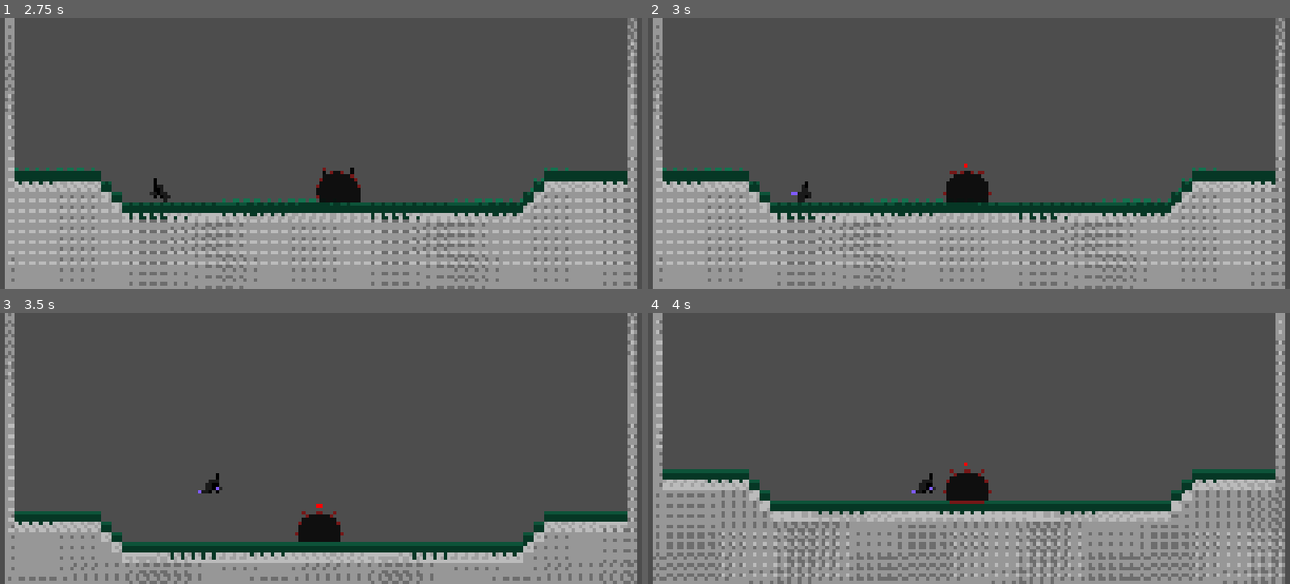
Above: before the commit, frames 1-4 (two rows, left to right).
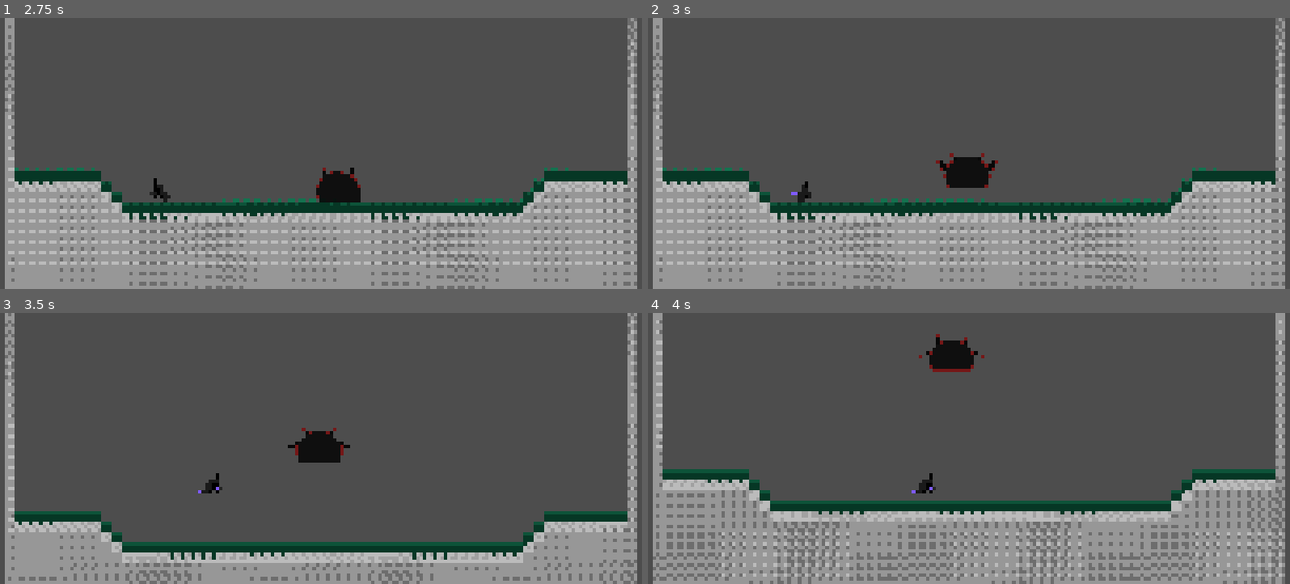
Above: after the commit, the same moments.

Repository: AnejMajnik/soulsvania
Game: Godot game, scene res://scenes/game.tscn
Two runs of this game, one before a commit and one after it. Both use one fixed random seed, a clock stepped at 60 frames per second and the inputs below.
Inputs (mouse positions are in pixels of both pictures, inside the frame that each line leads up to):
- Up to frame 1 (2.75 s): tap Enter at 0.5 s; move the mouse to (462, 139) at 0.52 s; hold D (move_right) 0.53-2.03 s; tap Space (jump) at 0.6, 0.77, 1.07, 1.52, 1.55, 1.82, 2.1 s; move the mouse to (192, 167) at 1.27 s; click (192, 167) at 1.35 s; move the mouse to (385, 93) at 2.02 s; hold A (move_left) from 2.03 s (still down)
- Up to frame 2 (3 s): move the mouse to (936, 207) at 2.77 s; release A (move_left) at 2.78 s; hold D (move_right) from 2.78 s (still down); click (936, 207) at 2.85 s
- Up to frame 3 (3.5 s): keep holding D (move_right); tap Space (jump) at 3.02, 3.05, 3.32 s
- Up to frame 4 (4 s): keep holding D (move_right); move the mouse to (1161, 489) at 3.52 s; tap Space (jump) at 3.6, 3.77 s

Frame 1 is identical in both runs. In frame 2, 0.9% of the frame differs, in the area x 44-55%, y 49-69%; in frame 3, 1.5%; in frame 4, 1.5%, in the area x 42-54%, y 7-71%.

Commit message:
Added the jump attack

Diff:
--- a/scenes/bosses/slime_boss.tscn
+++ b/scenes/bosses/slime_boss.tscn
@@ -12,6 +12,7 @@
 [ext_resource type="AudioStream" uid="uid://b0omfj4ma2m0f" path="res://assets/sounds/beam_shoot.wav" id="9_sj3bf"]
 [ext_resource type="AudioStream" uid="uid://c0mtc6d8cax8r" path="res://assets/sounds/beam_charge.wav" id="10_fbimt"]
 [ext_resource type="PackedScene" uid="uid://dntxmvek1b4li" path="res://scenes/laser.tscn" id="11_6oksq"]
+[ext_resource type="Script" uid="uid://cxll1lw1pu6sb" path="res://scripts/slime_boss/states/jump_attack.gd" id="11_wsf8t"]
 
 [sub_resource type="AtlasTexture" id="AtlasTexture_l7rya"]
 atlas = ExtResource("1_0m3eu")
@@ -41,11 +42,27 @@
 atlas = ExtResource("1_0m3eu")
 region = Rect2(228, 0, 76, 64)
 
-[sub_resource type="AtlasTexture" id="AtlasTexture_wwhuq"]
+[sub_resource type="AtlasTexture" id="AtlasTexture_x2u38"]
+atlas = ExtResource("1_0m3eu")
+region = Rect2(0, 128, 76, 64)
+
+[sub_resource type="AtlasTexture" id="AtlasTexture_josoe"]
+atlas = ExtResource("1_0m3eu")
+region = Rect2(76, 128, 76, 64)
+
+[sub_resource type="AtlasTexture" id="AtlasTexture_jg7l5"]
+atlas = ExtResource("1_0m3eu")
+region = Rect2(152, 128, 76, 64)
+
+[sub_resource type="AtlasTexture" id="AtlasTexture_7yfv4"]
+atlas = ExtResource("1_0m3eu")
+region = Rect2(228, 128, 76, 64)
+
+[sub_resource type="AtlasTexture" id="AtlasTexture_3gwg7"]
 atlas = ExtResource("1_0m3eu")
 region = Rect2(0, 192, 76, 64)
 
-[sub_resource type="AtlasTexture" id="AtlasTexture_sj3bf"]
+[sub_resource type="AtlasTexture" id="AtlasTexture_0m8lj"]
 atlas = ExtResource("1_0m3eu")
 region = Rect2(76, 192, 76, 64)
 
@@ -144,22 +161,6 @@
 [sub_resource type="AtlasTexture" id="AtlasTexture_jitxk"]
 atlas = ExtResource("1_0m3eu")
 region = Rect2(76, 320, 76, 64)
-
-[sub_resource type="AtlasTexture" id="AtlasTexture_josoe"]
-atlas = ExtResource("1_0m3eu")
-region = Rect2(0, 128, 76, 64)
-
-[sub_resource type="AtlasTexture" id="AtlasTexture_jg7l5"]
-atlas = ExtResource("1_0m3eu")
-region = Rect2(76, 128, 76, 64)
-
-[sub_resource type="AtlasTexture" id="AtlasTexture_7yfv4"]
-atlas = ExtResource("1_0m3eu")
-region = Rect2(152, 128, 76, 64)
-
-[sub_resource type="AtlasTexture" id="AtlasTexture_3gwg7"]
-atlas = ExtResource("1_0m3eu")
-region = Rect2(228, 128, 76, 64)
 
 [sub_resource type="SpriteFrames" id="SpriteFrames_jn626"]
 animations = [{
@@ -201,36 +202,48 @@
 }, {
 "frames": [{
 "duration": 1.0,
-"texture": SubResource("AtlasTexture_wwhuq")
-}, {
-"duration": 1.0,
-"texture": SubResource("AtlasTexture_sj3bf")
+"texture": SubResource("AtlasTexture_x2u38")
+}, {
+"duration": 1.0,
+"texture": SubResource("AtlasTexture_josoe")
+}, {
+"duration": 1.0,
+"texture": SubResource("AtlasTexture_jg7l5")
+}, {
+"duration": 1.0,
+"texture": SubResource("AtlasTexture_7yfv4")
+}, {
+"duration": 1.0,
+"texture": SubResource("AtlasTexture_3gwg7")
+}, {
+"duration": 1.0,
+"texture": SubResource("AtlasTexture_0m8lj")
+}],
+"loop": 1,
+"name": &"jump",
+"speed": 5.0
+}, {
+"frames": [{
+"duration": 1.0,
+"texture": SubResource("AtlasTexture_6oksq")
+}, {
+"duration": 1.0,
+"texture": SubResource("AtlasTexture_fbimt")
+}, {
+"duration": 1.0,
+"texture": SubResource("AtlasTexture_wsf8t")
+}, {
+"duration": 1.0,
+"texture": SubResource("AtlasTexture_weo4p")
+}, {
+"duration": 1.0,
+"texture": SubResource("AtlasTexture_w47pt")
+}, {
+"duration": 1.0,
+"texture": SubResource("AtlasTexture_3dmgr")
 }],
 "loop": 0,
-"name": &"jump_attack",
-"speed": 5.0
-}, {
-"frames": [{
-"duration": 1.0,
-"texture": SubResource("AtlasTexture_6oksq")
-}, {
-"duration": 1.0,
-"texture": SubResource("AtlasTexture_fbimt")
-}, {
-"duration": 1.0,
-"texture": SubResource("AtlasTexture_wsf8t")
-}, {
-"duration": 1.0,
-"texture": SubResource("AtlasTexture_weo4p")
-}, {
-"duration": 1.0,
-"texture": SubResource("AtlasTexture_w47pt")
-}, {
-"duration": 1.0,
-"texture": SubResource("AtlasTexture_3dmgr")
-}],
-"loop": 0,
-"name": &"landing",
+"name": &"land",
 "speed": 5.0
 }, {
 "frames": [{
@@ -305,23 +318,6 @@
 }],
 "loop": 1,
 "name": &"telegraph_dash_attack",
-"speed": 5.0
-}, {
-"frames": [{
-"duration": 1.0,
-"texture": SubResource("AtlasTexture_josoe")
-}, {
-"duration": 1.0,
-"texture": SubResource("AtlasTexture_jg7l5")
-}, {
-"duration": 1.0,
-"texture": SubResource("AtlasTexture_7yfv4")
-}, {
-"duration": 1.0,
-"texture": SubResource("AtlasTexture_3gwg7")
-}],
-"loop": 0,
-"name": &"telegraph_jump_attack",
 "speed": 5.0
 }]
 
@@ -476,6 +472,36 @@
 "values": [0]
 }
 
+[sub_resource type="Animation" id="Animation_wsf8t"]
+resource_name = "fly"
+length = 0.4
+loop_mode = 1
+step = 0.2
+tracks/0/type = "value"
+tracks/0/imported = false
+tracks/0/enabled = true
+tracks/0/path = NodePath("AnimatedSprite2D:animation")
+tracks/0/interp = 1
+tracks/0/loop_wrap = true
+tracks/0/keys = {
+"times": PackedFloat32Array(0),
+"transitions": PackedFloat32Array(1),
+"update": 1,
+"values": [&"fly"]
+}
+tracks/1/type = "value"
+tracks/1/imported = false
+tracks/1/enabled = true
+tracks/1/path = NodePath("AnimatedSprite2D:frame")
+tracks/1/interp = 1
+tracks/1/loop_wrap = true
+tracks/1/keys = {
+"times": PackedFloat32Array(0, 0.2),
+"transitions": PackedFloat32Array(1, 1),
+"update": 1,
+"values": [0, 1]
+}
+
 [sub_resource type="Animation" id="Animation_l7rya"]
 resource_name = "idle"
 length = 0.8
@@ -504,6 +530,35 @@
 "transitions": PackedFloat32Array(1, 1, 1, 1),
 "update": 1,
 "values": [0, 1, 2, 3]
+}
+
+[sub_resource type="Animation" id="Animation_weo4p"]
+resource_name = "land"
+length = 1.4
+step = 0.2
+tracks/0/type = "value"
+tracks/0/imported = false
+tracks/0/enabled = true
+tracks/0/path = NodePath("AnimatedSprite2D:animation")
+tracks/0/interp = 1
+tracks/0/loop_wrap = true
+tracks/0/keys = {
+"times": PackedFloat32Array(0),
+"transitions": PackedFloat32Array(1),
+"update": 1,
+"values": [&"land"]
+}
+tracks/1/type = "value"
+tracks/1/imported = false
+tracks/1/enabled = true
+tracks/1/path = NodePath("AnimatedSprite2D:frame")
+tracks/1/interp = 1
+tracks/1/loop_wrap = true
+tracks/1/keys = {
+"times": PackedFloat32Array(0, 0.4, 0.6, 0.8, 1, 1.2),
+"transitions": PackedFloat32Array(1, 1, 1, 1, 1, 1),
+"update": 1,
+"values": [0, 1, 2, 3, 4, 5]
 }
 
 [sub_resource type="Animation" id="Animation_j4bj8"]
@@ -572,7 +627,9 @@
 &"beam_telegraph": SubResource("Animation_6oksq"),
 &"dash_attack": SubResource("Animation_mskqn"),
 &"dash_telegraph": SubResource("Animation_wwhuq"),
+&"fly": SubResource("Animation_wsf8t"),
 &"idle": SubResource("Animation_l7rya"),
+&"land": SubResource("Animation_weo4p"),
 &"move": SubResource("Animation_j4bj8"),
 &"recover": SubResource("Animation_sj3bf")
 }
@@ -615,11 +672,12 @@
 attack_state = NodePath("../Attack")
 metadata/_custom_type_script = "uid://bt027fcrq1hh2"
 
-[node name="Attack" type="Node" parent="StateMachine" unique_id=1905813388 node_paths=PackedStringArray("dash_attack", "recover_state", "beam_attack")]
+[node name="Attack" type="Node" parent="StateMachine" unique_id=1905813388 node_paths=PackedStringArray("dash_attack", "recover_state", "beam_attack", "jump_attack")]
 script = ExtResource("6_mskqn")
 dash_attack = NodePath("AttackStateMachine/DashAttack")
 recover_state = NodePath("../Recover")
 beam_attack = NodePath("AttackStateMachine/BeamAttack")
+jump_attack = NodePath("AttackStateMachine/JumpAttack")
 metadata/_custom_type_script = "uid://bt027fcrq1hh2"
 
 [node name="AttackStateMachine" type="Node" parent="StateMachine/Attack" unique_id=958783750]
@@ -645,6 +703,14 @@
 
 [node name="BeamCharge" type="AudioStreamPlayer2D" parent="StateMachine/Attack/AttackStateMachine/BeamAttack/Sounds" unique_id=1075092124]
 stream = ExtResource("10_fbimt")
+
+[node name="JumpAttack" type="Node" parent="StateMachine/Attack/AttackStateMachine" unique_id=123923425]
+script = ExtResource("11_wsf8t")
+metadata/_custom_type_script = "uid://bt027fcrq1hh2"
+
+[node name="SlamTimer" type="Timer" parent="StateMachine/Attack/AttackStateMachine/JumpAttack" unique_id=1074272]
+wait_time = 0.5
+one_shot = true
 
 [node name="Recover" type="Node" parent="StateMachine" unique_id=742414816 node_paths=PackedStringArray("chase_state", "attack_state")]
 script = ExtResource("8_wwhuq")
@@ -658,6 +724,7 @@
 
 [node name="LaserRayCast" parent="." unique_id=604623322 instance=ExtResource("11_6oksq")]
 unique_name_in_owner = true
+visible = false
 position = Vector2(0, -10.000002)
 cast_speed = 2000.0
 growth_time = 0.02
@@ -672,5 +739,14 @@
 position = Vector2(0, 22.307693)
 target_position = Vector2(30.000004, 0)
 
+[node name="RayCastDownLeft" type="RayCast2D" parent="." unique_id=1407531575]
+position = Vector2(-15.384615, 22.307693)
+target_position = Vector2(-1.9073486e-06, 11.538464)
+
+[node name="RayCastDownRight" type="RayCast2D" parent="." unique_id=1078098339]
+position = Vector2(15.384617, 22.307693)
+target_position = Vector2(-1.9073486e-06, 11.538464)
+
 [connection signal="timeout" from="StateMachine/Attack/AttackStateMachine/DashAttack/TelegraphTimer" to="StateMachine/Attack/AttackStateMachine/DashAttack" method="_on_telegraph_timer_timeout"]
+[connection signal="timeout" from="StateMachine/Attack/AttackStateMachine/JumpAttack/SlamTimer" to="StateMachine/Attack/AttackStateMachine/JumpAttack" method="_on_slam_timer_timeout"]
 [connection signal="timeout" from="StateMachine/Recover/RecoverTimer" to="StateMachine/Recover" method="_on_recover_timer_timeout"]
--- a/scripts/slime_boss/slime_boss.gd
+++ b/scripts/slime_boss/slime_boss.gd
@@ -3,14 +3,14 @@
 # Constants
 const MOVE_SPEED = 200.0
 const DECCELERATION_SPEED = 15
-const JUMP_VELOCITY = -600.0
 const DASH_SPEED = 650
-const SLAM_SPEED = 475
+const SLAM_SPEED = 600
 const FLY_SPEED = 300
 
 var max_health: int = 200
 var health: int = max_health
 var next_recovery_time: float
+var gravity_switch: bool = true
 
 @onready var player: Player = Autoload.player_node
 @onready var animated_sprite: AnimatedSprite2D = $AnimatedSprite2D
@@ -26,6 +26,9 @@
 func flip_sprite(value: bool) -> void:
 	animated_sprite.flip_h = value
 
+func flip_gravity(value: bool) -> void:
+	gravity_switch = value
+
 func auto_flip_check():
 	if velocity.x > 0:
 		flip_sprite(false)
@@ -35,7 +38,7 @@
 func _physics_process(delta: float) -> void:
 	auto_flip_check()
 
-	if not is_on_floor():
+	if not is_on_floor() and gravity_switch:
 		velocity += get_gravity() * delta
 
 	move_and_slide()
--- a/scripts/slime_boss/states/attack.gd
+++ b/scripts/slime_boss/states/attack.gd
@@ -9,6 +9,7 @@
 @export var dash_attack: State
 @export var recover_state: State
 @export var beam_attack: State
+@export var jump_attack: State
 
 var current_attack: State
 
@@ -17,7 +18,7 @@
 		substate.state_finished.connect(_on_substate_finished)
 
 func choose_attack() -> State:
-	return beam_attack
+	return jump_attack
 
 func enter_state() -> void:
 	attack_state_machine.set_physics_process(true)
--- /dev/null
+++ b/scripts/slime_boss/states/jump_attack.gd
@@ -0,0 +1,73 @@
+extends State
+
+@onready var slime_boss: SlimeBoss = owner
+@onready var player: Player = Autoload.player_node
+
+enum Substate { JUMP, FLY, SLAM }
+var current_state: Substate
+
+# Fly
+var fly_height: int = 200
+
+# Slam
+var slam_ready: bool = false
+var slam_wait_time: float = 0.15
+@onready var slam_timer: Timer = $SlamTimer
+@onready var ray_cast_down_left: RayCast2D = $"../../../../RayCastDownLeft"
+@onready var ray_cast_down_right: RayCast2D = $"../../../../RayCastDownRight"
+
+var recovery_time: float = 1.5
+
+func enter_state() -> void:
+	change_state(Substate.JUMP)
+
+func jump() -> void:
+	slime_boss.flip_gravity(false)
+	var tween = create_tween()
+	tween.tween_property(slime_boss, "position:y", slime_boss.global_position.y-fly_height, 1)
+	tween.tween_callback(func(): change_state(Substate.FLY))
+
+func fly_above_player() -> void:
+	var direction
+	if sign(player.global_position.x - slime_boss.global_position.x) > 0:
+		direction = 1
+	else:
+		direction = -1
+
+	slime_boss.velocity.x = slime_boss.MOVE_SPEED * direction
+
+func is_above_player() -> bool:
+	if slime_boss.global_position.x > player.global_position.x-4 and slime_boss.global_position.x < player.global_position.x+4:
+		return true
+
+	return false
+
+func slam() -> void:
+	slime_boss.play_animation("land")
+	slime_boss.velocity.y = slime_boss.SLAM_SPEED
+
+func change_state(new_state: Substate) -> void:
+	if new_state != current_state:
+		current_state = new_state
+
+	match current_state:
+		Substate.JUMP:
+			slime_boss.play_animation("fly")
+			jump()
+		Substate.FLY:
+			fly_above_player()
+		Substate.SLAM:
+			slime_boss.velocity.x = 0
+			slam_timer.wait_time = slam_wait_time
+			slam_timer.start()
+
+func physics_update(_delta: float) -> void:
+	if current_state == Substate.FLY and is_above_player():
+		change_state(Substate.SLAM)
+	elif current_state == Substate.SLAM and (ray_cast_down_left.is_colliding() or ray_cast_down_right.is_colliding()):
+		slime_boss.flip_gravity(true)
+		state_finished.emit(recovery_time)
+
+
+func _on_slam_timer_timeout() -> void:
+	slam()
Not shown, added: scripts/slime_boss/states/jump_attack.gd.uid
